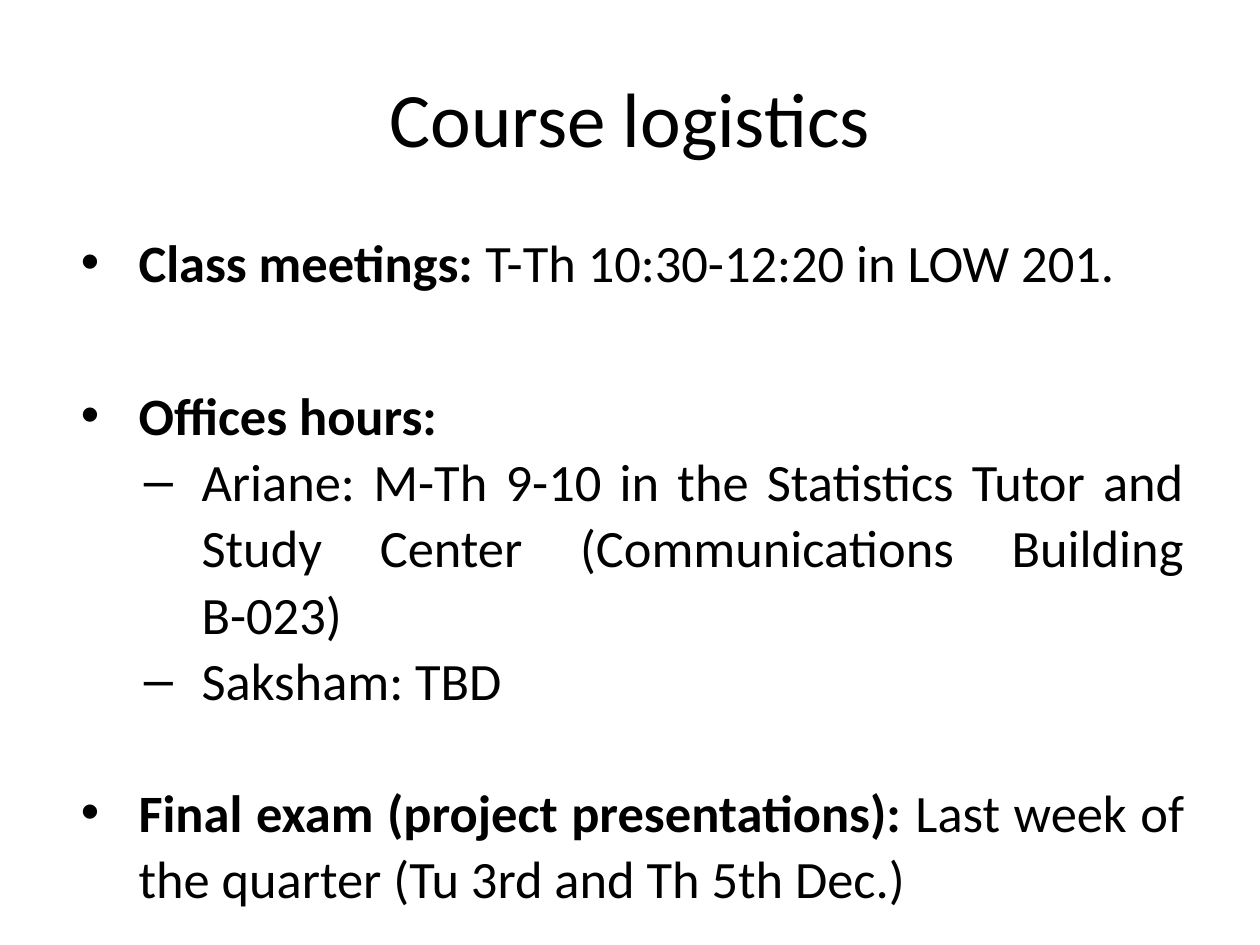
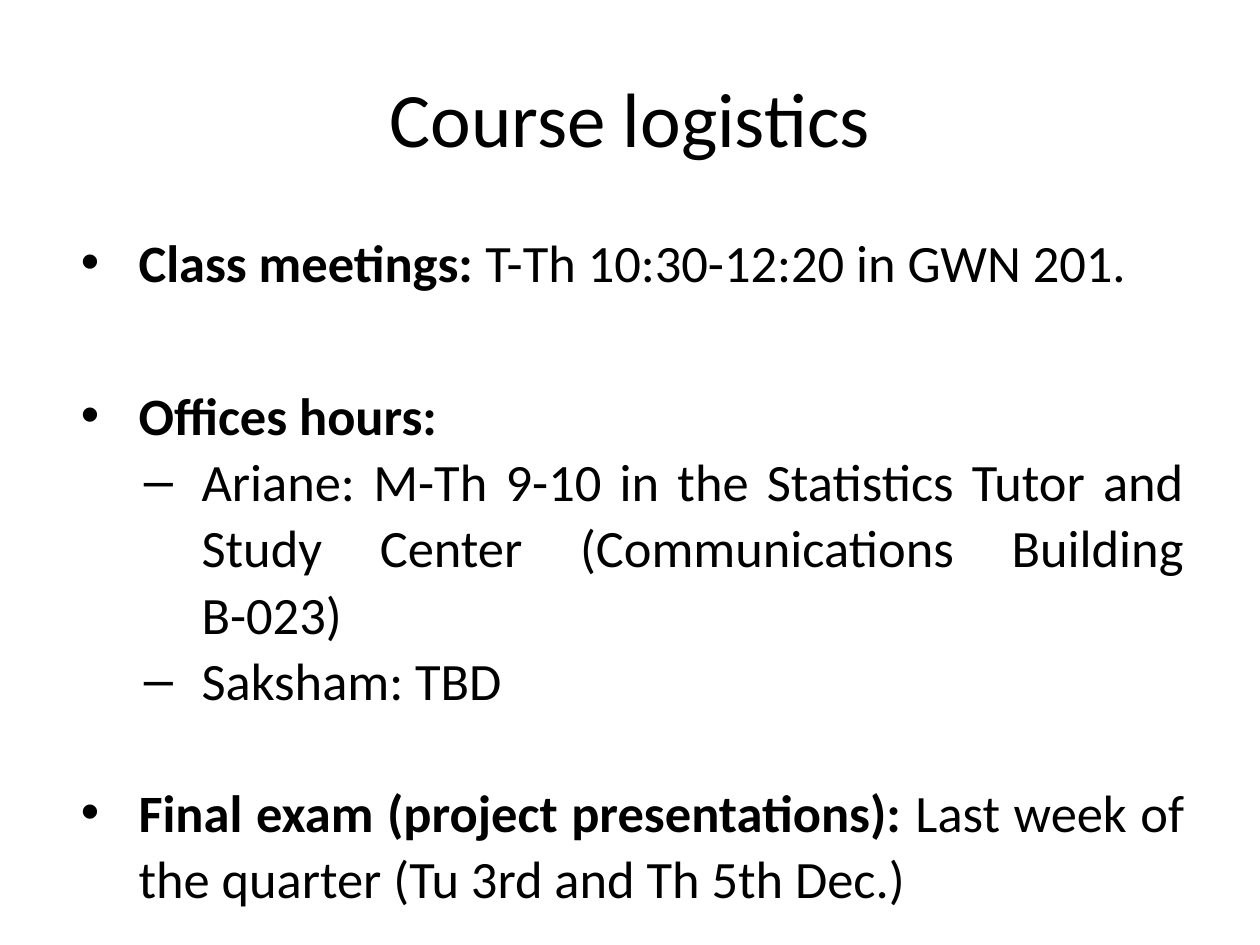
Before and after one commit to ArianeDucellier/data_visualization_R, a slide deck: slide 6 of lectures/Introduction.pptx. Drawn at 1260x945 pixels with LibreOffice and Linux fonts; fonts in the diff are those of the drawing. Boxes give left, top, right and bottom in pixels: in the first picture for what was removed or moved away, otherwise in the second. Text is boxed around its words. In the diff, an @@ line names an element or a change of style, - is before the commit and + after.

Commit message:
add lecture 1

```diff
--- a/lectures/Introduction.pptx
+++ b/lectures/Introduction.pptx
@@ text at <box>139,245,1126,291</box>: text changed @@
-• Class meetings: T-Th 10:30-12:20 in LOW 201.
+• Class meetings: T-Th 10:30-12:20 in GWN 201.
```
Also in this commit, not shown: 2 other files.
